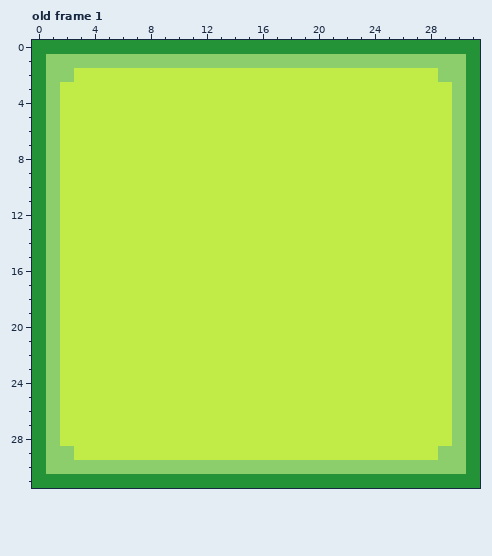
File history of a pixel-art file, Project Games/Project Mini Farm Simulator/Aseprite/basic UI/Background_UI.aseprite. The first picture shows the starting point.
32x32 pixels, 1 frame. Shown: old frame 1. The commit also changed other frames, which this record leaves out.
The result:
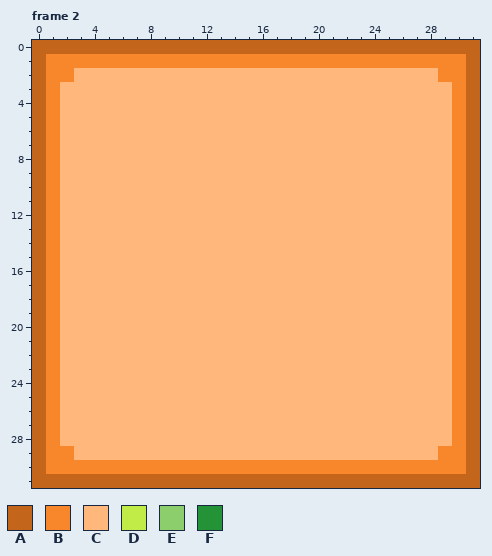
Palette (. is transparent): A #c4651c  B #f7872a  C #ffb77c  D #c1ec48  E #8cce6c  F #249337
A new or re-ordered frame is compared with the old frame closest to it.
Changes in this commit:
frames 1 -> 6
Changed rows in their new state; - is an unchanged pixel.
Frame 2 is new; against old frame 1:
first column x 0:
 0 AAAAAAAAAAAAAAAAAAAAAAAAAAAAAAAA
 1 ABBBBBBBBBBBBBBBBBBBBBBBBBBBBBBA
 2 ABBCCCCCCCCCCCCCCCCCCCCCCCCCCBBA
 3 ABCCCCCCCCCCCCCCCCCCCCCCCCCCCCBA
 4 ABCCCCCCCCCCCCCCCCCCCCCCCCCCCCBA
 5 ABCCCCCCCCCCCCCCCCCCCCCCCCCCCCBA
 6 ABCCCCCCCCCCCCCCCCCCCCCCCCCCCCBA
 7 ABCCCCCCCCCCCCCCCCCCCCCCCCCCCCBA
 8 ABCCCCCCCCCCCCCCCCCCCCCCCCCCCCBA
 9 ABCCCCCCCCCCCCCCCCCCCCCCCCCCCCBA
10 ABCCCCCCCCCCCCCCCCCCCCCCCCCCCCBA
11 ABCCCCCCCCCCCCCCCCCCCCCCCCCCCCBA
12 ABCCCCCCCCCCCCCCCCCCCCCCCCCCCCBA
13 ABCCCCCCCCCCCCCCCCCCCCCCCCCCCCBA
14 ABCCCCCCCCCCCCCCCCCCCCCCCCCCCCBA
15 ABCCCCCCCCCCCCCCCCCCCCCCCCCCCCBA
16 ABCCCCCCCCCCCCCCCCCCCCCCCCCCCCBA
17 ABCCCCCCCCCCCCCCCCCCCCCCCCCCCCBA
18 ABCCCCCCCCCCCCCCCCCCCCCCCCCCCCBA
19 ABCCCCCCCCCCCCCCCCCCCCCCCCCCCCBA
20 ABCCCCCCCCCCCCCCCCCCCCCCCCCCCCBA
21 ABCCCCCCCCCCCCCCCCCCCCCCCCCCCCBA
22 ABCCCCCCCCCCCCCCCCCCCCCCCCCCCCBA
23 ABCCCCCCCCCCCCCCCCCCCCCCCCCCCCBA
24 ABCCCCCCCCCCCCCCCCCCCCCCCCCCCCBA
25 ABCCCCCCCCCCCCCCCCCCCCCCCCCCCCBA
26 ABCCCCCCCCCCCCCCCCCCCCCCCCCCCCBA
27 ABCCCCCCCCCCCCCCCCCCCCCCCCCCCCBA
28 ABCCCCCCCCCCCCCCCCCCCCCCCCCCCCBA
29 ABBCCCCCCCCCCCCCCCCCCCCCCCCCCBBA
30 ABBBBBBBBBBBBBBBBBBBBBBBBBBBBBBA
31 AAAAAAAAAAAAAAAAAAAAAAAAAAAAAAAA
